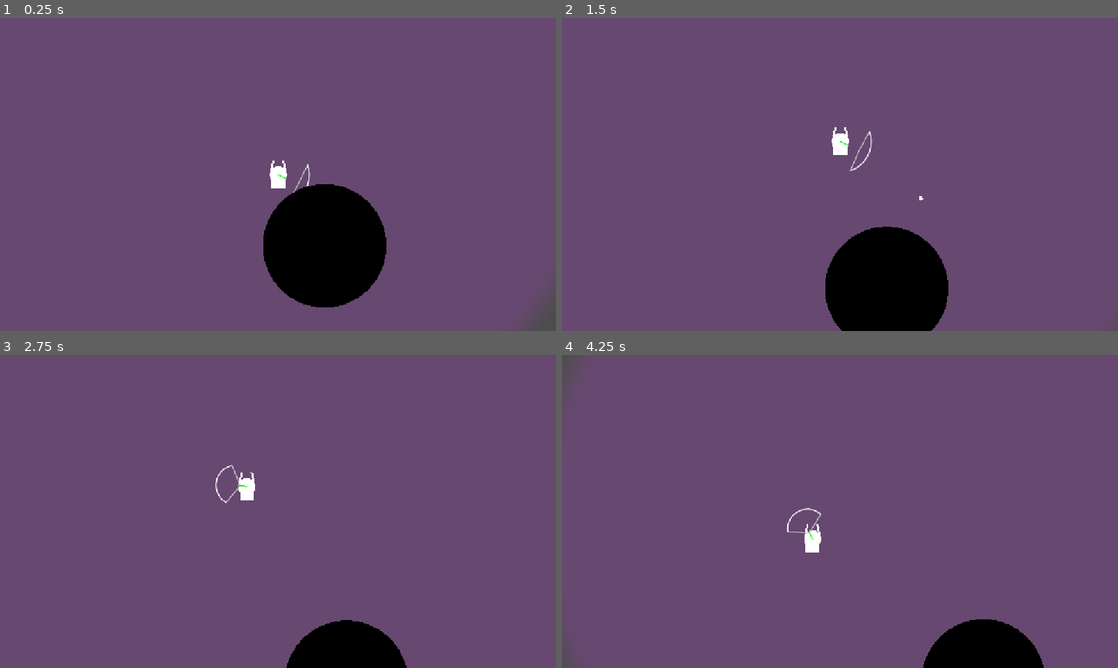
Above: before the commit, frames 1-4 (two rows, left to right).
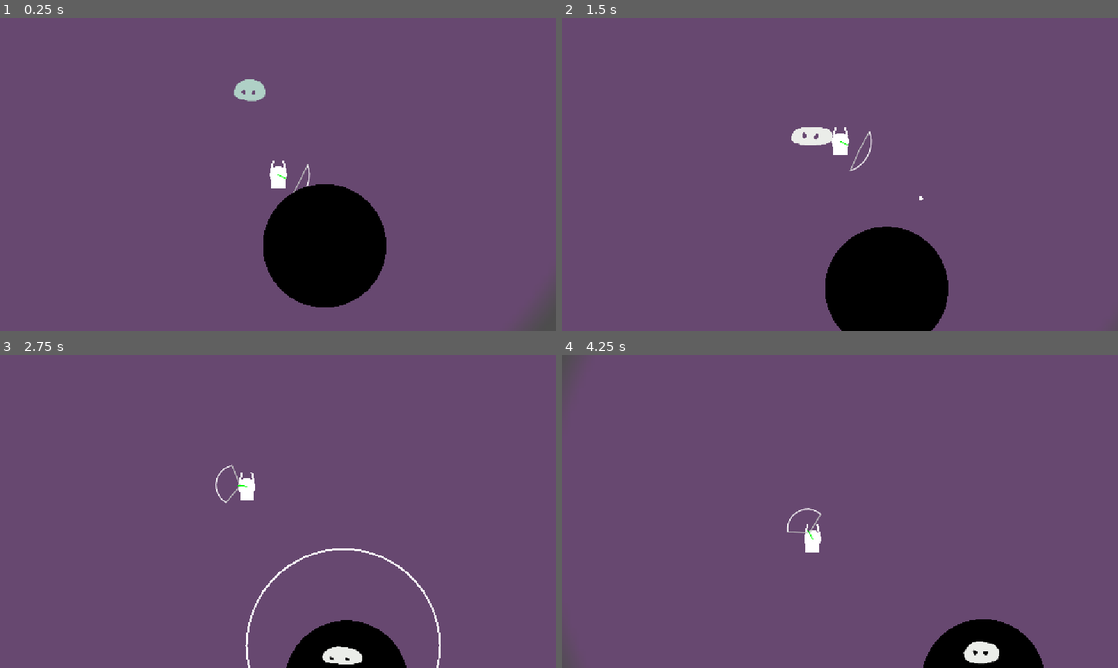
Above: after the commit, the same moments.

Repository: conradte3/secretIONS
Game: Godot game, scene res://zones/towerA/tower_a2.tscn
Two runs of this game, one before a commit and one after it. Both use one fixed random seed, a clock stepped at 60 frames per second and the inputs below. This scene is started directly instead of the project's main scene.
Inputs (mouse positions are in pixels of both pictures, inside the frame that each line leads up to):
- Up to frame 1 (0.25 s): no input
- Up to frame 2 (1.5 s): tap Enter at 0.5 s; move the mouse to (812, 237) at 0.52 s; hold Space (act) 0.53-1.28 s; hold W (up) from 0.53 s (still down); move the mouse to (1006, 221) at 1.27 s; tap Space (act) at 1.35 s
- Up to frame 3 (2.75 s): move the mouse to (111, 464) at 2.02 s; release W (up) at 2.03 s; hold A (left) from 2.03 s (still down); hold Space (act) from 2.03 s (still down)
- Up to frame 4 (4.25 s): move the mouse to (867, 511) at 2.77 s; release Space (act) at 2.78 s; tap Space (act) at 2.85 s; move the mouse to (756, 433) at 3.52 s; release A (left) at 3.53 s; hold S (down) from 3.53 s (still down); hold Space (act) from 3.53 s (still down)

The runs differ from the first frame. In frame 1, 0.3% of the frame differs, in the area x 42-48%, y 19-27%; in frame 2, 0.4%; in frame 3, 0.7%, in the area x 44-80%, y 61-100%; in frame 4, 0.4%.

Commit message:
testing out thumber enemy concept

Diff:
--- /dev/null
+++ b/enemies/thumper.gd
@@ -0,0 +1,72 @@
+extends Node2D
+
+@export var jump_progress := 0.0
+var start_pos : Vector2
+var end_pos : Vector2
+
+var target: Node2D
+
+@onready var anim := $AnimationPlayer as AnimationPlayer
+
+
+var knock_dir := Vector2.ZERO
+var knock_time := 0.0
+
+func _ready() -> void:
+	target = get_tree().get_first_node_in_group("player")
+	anim.animation_finished.connect(_on_anim_finished)
+
+	$Hurtbox.was_hit.connect(_on_hit)
+
+func _on_anim_finished(anim_name: String) -> void:
+	if anim_name == "jump":
+		jump_progress = 0.0
+		start_idle()
+	elif anim_name == "idle":
+		if target:
+			start_jump()
+		else:
+			start_idle()
+
+func start_idle() -> void:
+	anim.play("idle")
+
+func start_jump() -> void:
+	anim.play("jump")
+	start_pos = global_position
+	end_pos = calculate_destination()
+
+func calculate_destination() -> Vector2:
+	return global_position + global_position.direction_to(target.global_position) * 300.0
+
+func _process(delta: float) -> void:
+	if knock_time > 0.0:
+		knock_time -= delta
+		if knock_time <= 0.0:
+			anim.play()
+		else:
+			global_position += knock_dir * delta * 200.0
+	elif jump_progress > 0.0:
+		global_position = start_pos.lerp(end_pos, jump_progress)
+
+var shock_radius := 0.0
+
+func activate_hitbox() -> void:
+	var tw = create_tween()
+	tw.tween_method(update_shockwave, 0.0, 1.0, 0.3)
+	tw.parallel().tween_property($Hitbox/CollisionShape2D, "disabled", true, 0.3).from(false)
+	tw.tween_callback(update_shockwave.bind(0.0))
+
+func update_shockwave(progress: float) -> void:
+	queue_redraw()
+	shock_radius = progress * 240.0
+
+func _draw() -> void:
+	if shock_radius > 0.0:
+		draw_circle(Vector2.ZERO, shock_radius, Color.WHITE, false, 4.0)
+
+func _on_hit(info: HitInfo) -> void:
+	if anim.current_animation == "idle":
+		anim.pause()
+		knock_dir = info.direction
+		knock_time = 0.5
--- a/enemies/thumper.tscn
+++ b/enemies/thumper.tscn
@@ -1,3 +1,163 @@
-[gd_scene format=3 uid="uid://bk6xijonyswi6"]
+[gd_scene load_steps=11 format=3 uid="uid://bk6xijonyswi6"]
+
+[ext_resource type="Texture2D" uid="uid://byb8vmqx5tytw" path="res://enemies/thumper_sheet.png" id="1_al4si"]
+[ext_resource type="Script" path="res://enemies/thumper.gd" id="1_i7w5m"]
+[ext_resource type="Script" path="res://hits/hitbox.gd" id="3_7cqd0"]
+[ext_resource type="Script" path="res://hits/hurtbox.gd" id="4_kgd37"]
+
+[sub_resource type="Animation" id="Animation_i7w5m"]
+length = 0.001
+tracks/0/type = "value"
+tracks/0/imported = false
+tracks/0/enabled = true
+tracks/0/path = NodePath("Sprite2D:frame")
+tracks/0/interp = 1
+tracks/0/loop_wrap = true
+tracks/0/keys = {
+"times": PackedFloat32Array(0),
+"transitions": PackedFloat32Array(1),
+"update": 1,
+"values": [0]
+}
+tracks/1/type = "value"
+tracks/1/imported = false
+tracks/1/enabled = true
+tracks/1/path = NodePath(".:jump_progress")
+tracks/1/interp = 1
+tracks/1/loop_wrap = true
+tracks/1/keys = {
+"times": PackedFloat32Array(0),
+"transitions": PackedFloat32Array(1),
+"update": 0,
+"values": [0.0]
+}
+tracks/2/type = "value"
+tracks/2/imported = false
+tracks/2/enabled = true
+tracks/2/path = NodePath("Sprite2D:self_modulate")
+tracks/2/interp = 1
+tracks/2/loop_wrap = true
+tracks/2/keys = {
+"times": PackedFloat32Array(0),
+"transitions": PackedFloat32Array(1),
+"update": 0,
+"values": [Color(1, 1, 1, 1)]
+}
+
+[sub_resource type="Animation" id="Animation_al4si"]
+resource_name = "idle"
+step = 0.1
+tracks/0/type = "value"
+tracks/0/imported = false
+tracks/0/enabled = true
+tracks/0/path = NodePath("Sprite2D:frame")
+tracks/0/interp = 1
+tracks/0/loop_wrap = true
+tracks/0/keys = {
+"times": PackedFloat32Array(0),
+"transitions": PackedFloat32Array(1),
+"update": 1,
+"values": [0]
+}
+tracks/1/type = "value"
+tracks/1/imported = false
+tracks/1/enabled = true
+tracks/1/path = NodePath("Sprite2D:self_modulate")
+tracks/1/interp = 1
+tracks/1/loop_wrap = true
+tracks/1/keys = {
+"times": PackedFloat32Array(0, 0.4, 0.8),
+"transitions": PackedFloat32Array(1, 1, 1),
+"update": 0,
+"values": [Color(1, 1, 1, 1), Color(0.592922, 0.805523, 0.759857, 1), Color(1, 1, 1, 1)]
+}
+
+[sub_resource type="Animation" id="Animation_7cqd0"]
+resource_name = "jump"
+length = 2.0
+step = 0.1
+tracks/0/type = "value"
+tracks/0/imported = false
+tracks/0/enabled = true
+tracks/0/path = NodePath("Sprite2D:frame")
+tracks/0/interp = 1
+tracks/0/loop_wrap = true
+tracks/0/keys = {
+"times": PackedFloat32Array(0, 0.3, 0.6, 1.5, 1.8),
+"transitions": PackedFloat32Array(1, 1, 1, 1, 1),
+"update": 1,
+"values": [1, 2, 3, 4, 1]
+}
+tracks/1/type = "value"
+tracks/1/imported = false
+tracks/1/enabled = true
+tracks/1/path = NodePath(".:jump_progress")
+tracks/1/interp = 1
+tracks/1/loop_wrap = true
+tracks/1/keys = {
+"times": PackedFloat32Array(0.5, 1.5),
+"transitions": PackedFloat32Array(1, 1),
+"update": 0,
+"values": [0.0, 1.0]
+}
+tracks/2/type = "method"
+tracks/2/imported = false
+tracks/2/enabled = true
+tracks/2/path = NodePath(".")
+tracks/2/interp = 1
+tracks/2/loop_wrap = true
+tracks/2/keys = {
+"times": PackedFloat32Array(1.5),
+"transitions": PackedFloat32Array(1),
+"values": [{
+"args": [],
+"method": &"activate_hitbox"
+}]
+}
+
+[sub_resource type="AnimationLibrary" id="AnimationLibrary_7cqd0"]
+_data = {
+&"RESET": SubResource("Animation_i7w5m"),
+&"idle": SubResource("Animation_al4si"),
+&"jump": SubResource("Animation_7cqd0")
+}
+
+[sub_resource type="CircleShape2D" id="CircleShape2D_kgd37"]
+radius = 224.722
+
+[sub_resource type="CircleShape2D" id="CircleShape2D_ndmxb"]
+radius = 31.0161
 
 [node name="Thumper" type="Node2D"]
+script = ExtResource("1_i7w5m")
+
+[node name="Sprite2D" type="Sprite2D" parent="."]
+texture = ExtResource("1_al4si")
+hframes = 5
+
+[node name="AnimationPlayer" type="AnimationPlayer" parent="."]
+libraries = {
+&"": SubResource("AnimationLibrary_7cqd0")
+}
+autoplay = "idle"
+
+[node name="Hitbox" type="Area2D" parent="."]
+collision_layer = 64
+collision_mask = 0
+script = ExtResource("3_7cqd0")
+metadata/_custom_type_script = ExtResource("3_7cqd0")
+
+[node name="CollisionShape2D" type="CollisionShape2D" parent="Hitbox"]
+shape = SubResource("CircleShape2D_kgd37")
+disabled = true
+debug_color = Color(0.993033, 0, 0.243559, 0.42)
+
+[node name="Hurtbox" type="Area2D" parent="."]
+collision_layer = 0
+collision_mask = 32
+script = ExtResource("4_kgd37")
+metadata/_custom_type_script = ExtResource("4_kgd37")
+
+[node name="CollisionShape2D" type="CollisionShape2D" parent="Hurtbox"]
+position = Vector2(0, 7)
+shape = SubResource("CircleShape2D_ndmxb")
--- a/zones/towerA/tower_a2.tscn
+++ b/zones/towerA/tower_a2.tscn
@@ -1,9 +1,10 @@
-[gd_scene load_steps=12 format=3 uid="uid://cupe166uf8yqw"]
+[gd_scene load_steps=13 format=3 uid="uid://cupe166uf8yqw"]
 
 [ext_resource type="Script" path="res://zones/zone.gd" id="1_i8sog"]
 [ext_resource type="PackedScene" uid="uid://cy1h5frwcu2ja" path="res://player/player.tscn" id="2_eif4k"]
 [ext_resource type="PackedScene" uid="uid://bihhmagx0nioc" path="res://zones/floor.tscn" id="2_l6bng"]
 [ext_resource type="PackedScene" uid="uid://2irh2ywh44g2" path="res://zones/hole.tscn" id="3_6yvta"]
+[ext_resource type="PackedScene" uid="uid://bk6xijonyswi6" path="res://enemies/thumper.tscn" id="5_7ufjj"]
 
 [sub_resource type="Gradient" id="Gradient_bygtb"]
 offsets = PackedFloat32Array(0.584821, 0.616071, 1)
@@ -80,3 +81,5 @@
 z_index = -2
 scale = Vector2(14, 14)
 texture = SubResource("GradientTexture2D_7ufjj")
+
+[node name="Thumper" parent="." instance=ExtResource("5_7ufjj")]
Binary file added: enemies/thumper_sheet.png
Not shown, added: enemies/thumper_sheet.png.import
